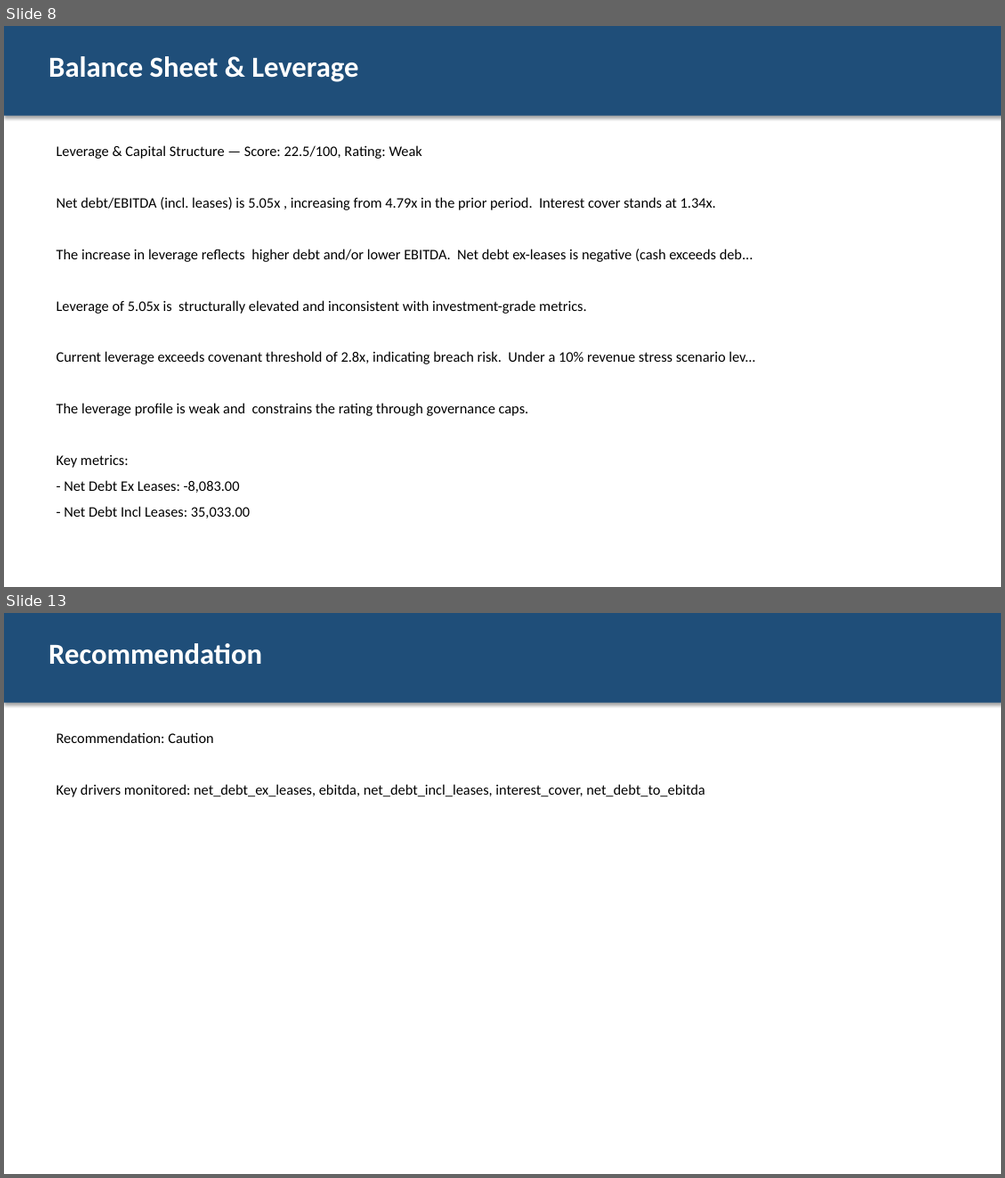
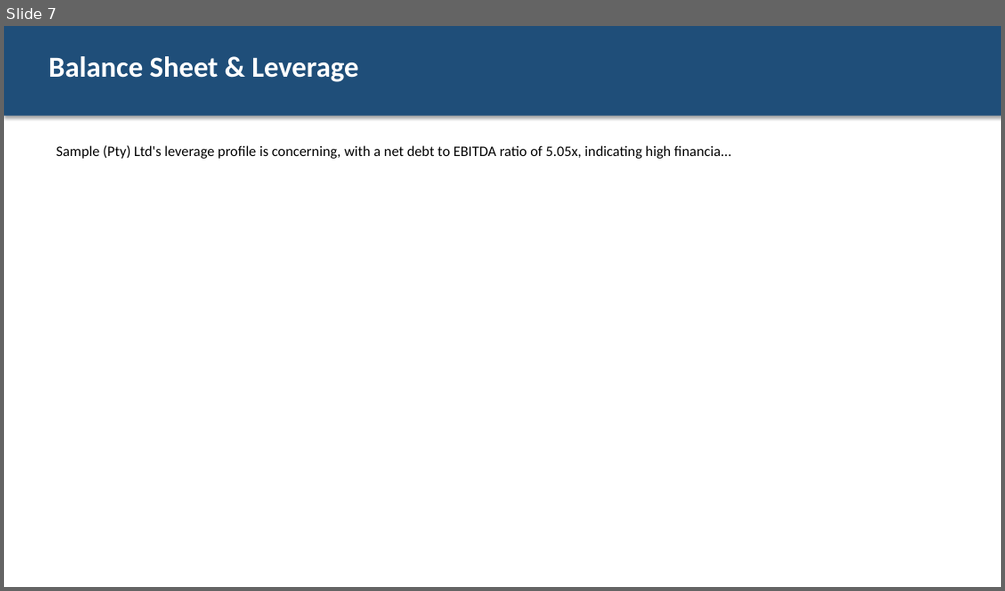
Before and after one commit to Menazza/credit_analysis_ai, a slide deck: test_results/pipeline_output/committee_deck.pptx. Shown one above the other, each under a label of ours: slides 8 and 13 before the commit, slide 7 after it; the slides between them are not shown. The pictures are 1005x1178 and 1005x591 pixels, drawn with LibreOffice and Linux fonts; fonts in the diff are those of the drawing. Boxes give left, top, right and bottom in pixels: in the first picture for what was removed or moved away, otherwise in the second. Text is boxed around its words. In the diff, an @@ line names an element or a change of style, - is before the commit and + after.

```diff
--- a/test_results/pipeline_output/committee_deck.pptx
+++ b/test_results/pipeline_output/committee_deck.pptx
@@ slide 13 removed at <box>4,613,1001,1174</box>, background #FFFFFF @@
@@ rectangle removed at <box>4,613,1001,703</box> @@
@@ text removed at <box>48,643,262,665</box> @@
-Recommendation
@@ text removed at <box>57,732,704,797</box> @@
-Recommendation: Caution
-Key drivers monitored: net_debt_ex_leases, ebitda, net_debt_incl_leases, interest_cover, net_debt_to_ebitda
@@ what was slide 8 is now slide 7 @@
@@ slide 7 changed as well @@
@@ text at <box>57,145,731,159</box>: text changed @@
-Leverage & Capital Structure — Score: 22.5/100, Rating: Weak
-Net debt/EBITDA (incl. leases) is 5.05x , increasing from 4.79x in the prior period. Interest cover stands at 1.34x.
-The increase in leverage reflects higher debt and/or lower EBITDA. Net debt ex-leases is negative (cash exceeds deb...
-Leverage of 5.05x is structurally elevated and inconsistent with investment-grade metrics.
-Current leverage exceeds covenant threshold of 2.8x, indicating breach risk. Under a 10% revenue stress scenario lev...
-The leverage profile is weak and constrains the rating through governance caps.
-Key metrics:
-- Net Debt Ex Leases: -8,083.00
-- Net Debt Incl Leases: 35,033.00
+Sample (Pty) Ltd's leverage profile is concerning, with a net debt to EBITDA ratio of 5.05x, indicating high financia...
```
Also in this commit, not shown: 3 other slides changed, 7 slides added, 8 other slides removed, 23 other files.
